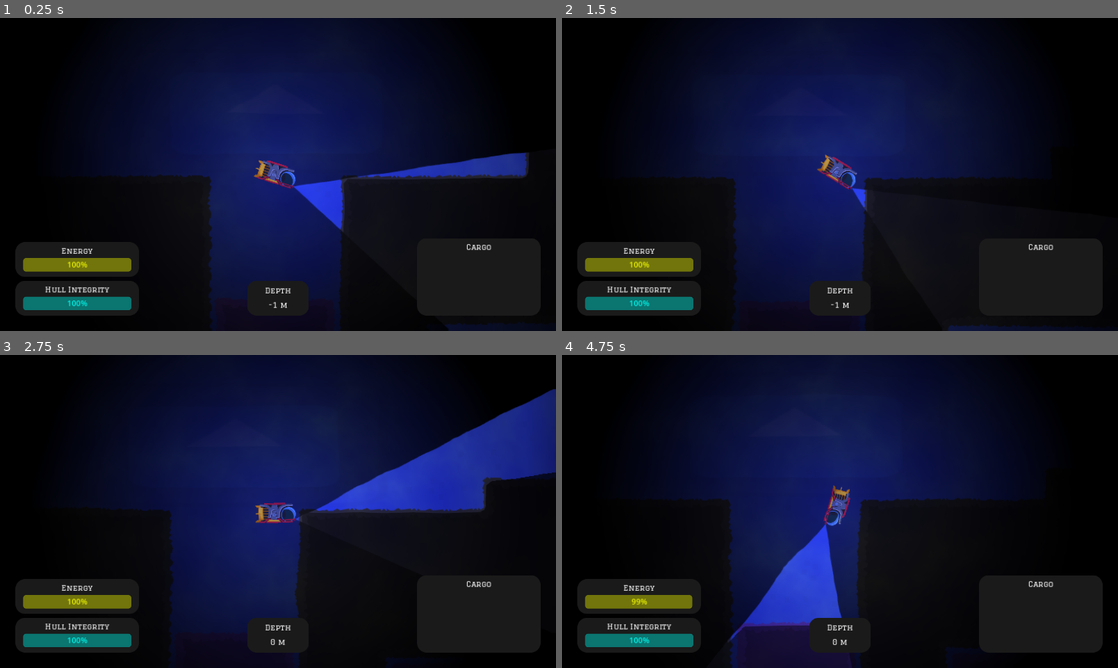
Above: before the commit, frames 1-4 (two rows, left to right).
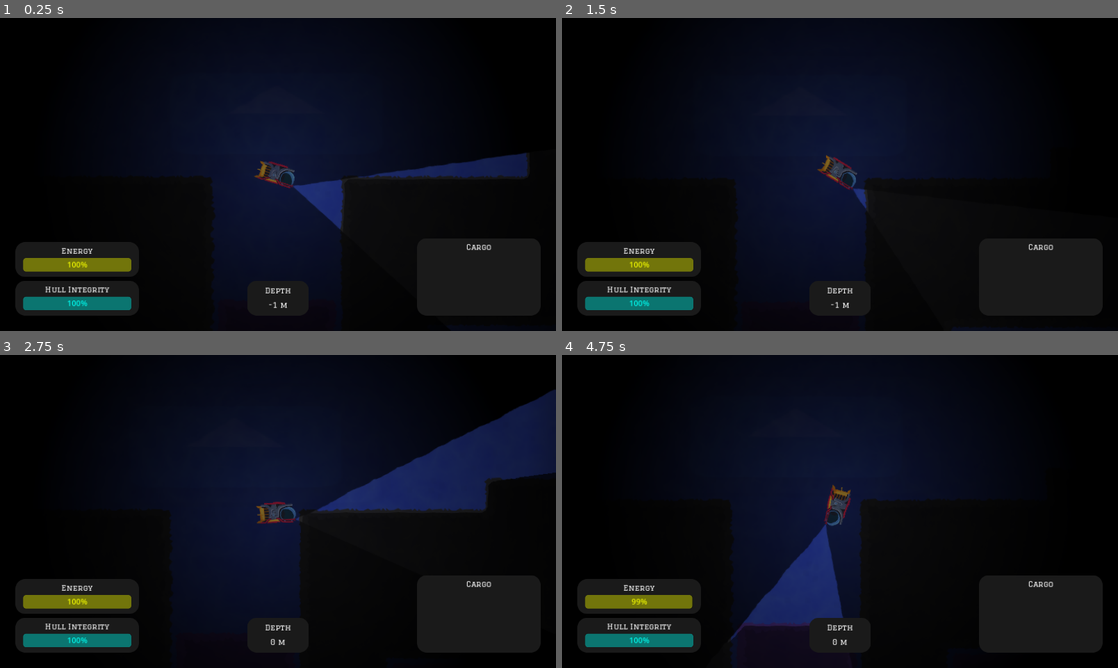
Above: after the commit, the same moments.

Repository: Remblej/SubmarineGame
Game: Godot game, scene res://map/test.tscn
The game is run twice, just before and just after one commit, with the same random seed, the same clock (stepped at 60 frames per second) and the same inputs. The engine's default icon, where the game draws it, is replaced by a stand-in: a white triangle on a blue panel in a dark square.
Inputs (mouse positions are in pixels of both pictures, inside the frame that each line leads up to):
- Up to frame 1 (0.25 s): no input
- Up to frame 2 (1.5 s): move the mouse to (962, 158) at 0.52 s; press the mouse at (962, 158) at 0.53 s; hold D (debug_right) 0.53-1.28 s; move the mouse to (728, 190) at 1.27 s; release the mouse at (728, 190) at 1.28 s; hold A (debug_left) from 1.28 s (still down); click (728, 190) at 1.35 s
- Up to frame 3 (2.75 s): move the mouse to (333, 442) at 2.02 s; release A (debug_left) at 2.03 s; press the mouse at (333, 442) at 2.03 s; hold D (debug_right) from 2.03 s (still down)
- Up to frame 4 (4.75 s): move the mouse to (812, 574) at 2.77 s; release D (debug_right) at 2.78 s; release the mouse at (812, 574) at 2.78 s; hold W (debug_up) 2.78-3.53 s; click (812, 574) at 2.85 s; move the mouse to (1006, 558) at 3.52 s; press the mouse at (1006, 558) at 3.53 s; hold A (debug_left) from 3.53 s (still down); move the mouse to (673, 464) at 4.27 s; release the mouse at (673, 464) at 4.28 s; click (673, 464) at 4.35 s

The runs differ from the first frame. In frame 1, 28% of the frame differs, in the area x 21-95%, y 4-100%; in frame 2, 28%; in frame 3, 32%, in the area x 23-100%, y 4-100%; in frame 4, 28%.

Commit message:
full screen underwater shader

Diff:
--- a/map/test.tscn
+++ b/map/test.tscn
@@ -1,9 +1,8 @@
-[gd_scene load_steps=66 format=4 uid="uid://cwyt7c1vixqkw"]
+[gd_scene load_steps=65 format=4 uid="uid://cwyt7c1vixqkw"]
 
 [ext_resource type="Script" path="res://map/map.gd" id="1_f2k5u"]
 [ext_resource type="Texture2D" uid="uid://ckgtpxymrmbhh" path="res://assets/graphics/tileset_debug.png" id="5_63qgv"]
 [ext_resource type="PackedScene" uid="uid://c4noh2qbau26y" path="res://base/base.tscn" id="5_jdixt"]
-[ext_resource type="PackedScene" uid="uid://dt2tt5buo141v" path="res://util/water_effect.tscn" id="6_gfm1a"]
 [ext_resource type="Script" path="res://map/map_generator.gd" id="7_11icf"]
 [ext_resource type="Texture2D" uid="uid://d1a1ri51xf670" path="res://assets/graphics/tileset_terrain.png" id="7_mjhws"]
 [ext_resource type="Texture2D" uid="uid://bch77emqbtsxq" path="res://assets/graphics/tileset_bg.png" id="8_rqics"]
@@ -709,11 +708,3 @@
 
 [node name="DirectionalLight2D" type="DirectionalLight2D" parent="."]
 blend_mode = 1
-
-[node name="WaterShader" parent="." instance=ExtResource("6_gfm1a")]
-position = Vector2(-596, 127)
-scale = Vector2(10, 10)
-
-[node name="WaterShader2" parent="." instance=ExtResource("6_gfm1a")]
-position = Vector2(684, 127)
-scale = Vector2(10, 10)
--- a/player/Player.tscn
+++ b/player/Player.tscn
@@ -11,6 +11,7 @@
 [ext_resource type="Script" path="res://player/hull.gd" id="8_ni4xl"]
 [ext_resource type="PackedScene" uid="uid://cs7ow1e3s5aym" path="res://ui/upgrades_ui/upgrades_panel.tscn" id="10_7ktq7"]
 [ext_resource type="Texture2D" uid="uid://cffgy865ebe1k" path="res://assets/graphics/tex_cone.png" id="11_an1ft"]
+[ext_resource type="PackedScene" uid="uid://dt2tt5buo141v" path="res://util/water_effect.tscn" id="11_fyrmu"]
 [ext_resource type="PackedScene" uid="uid://6xfka7adqenl" path="res://util/audio_manager.tscn" id="12_1x81y"]
 
 [sub_resource type="CapsuleShape2D" id="CapsuleShape2D_yno6g"]
@@ -74,6 +75,8 @@
 
 [node name="CanvasLayer" type="CanvasLayer" parent="."]
 
+[node name="WaterShader" parent="CanvasLayer" instance=ExtResource("11_fyrmu")]
+
 [node name="Hud" parent="CanvasLayer" instance=ExtResource("4_0tymi")]
 
 [node name="UpgradesPanel" parent="CanvasLayer" instance=ExtResource("10_7ktq7")]
--- /dev/null
+++ b/util/water_effect.gd
@@ -0,0 +1,11 @@
+extends ColorRect
+
+var texture_size: Vector2
+
+func _ready() -> void:
+	texture_size = (material.get("shader_parameter/fast_noise") as Texture2D).get_size()
+
+func _process(_delta: float) -> void:
+	var center := get_viewport().get_camera_2d().get_screen_center_position()
+	material.set("shader_parameter/scale", size / texture_size)
+	material.set("shader_parameter/displacement", center / texture_size)
--- a/util/water_effect.tscn
+++ b/util/water_effect.tscn
@@ -1,30 +1,30 @@
 [gd_scene load_steps=6 format=3 uid="uid://dt2tt5buo141v"]
 
-[ext_resource type="Texture2D" uid="uid://cq2gcq38t5q31" path="res://icon.svg" id="1_tjgga"]
 [ext_resource type="Shader" path="res://util/water_shader.gdshader" id="1_twkcm"]
+[ext_resource type="Script" path="res://util/water_effect.gd" id="2_8glh7"]
 
-[sub_resource type="FastNoiseLite" id="FastNoiseLite_dnkao"]
-noise_type = 2
-seed = 60
-frequency = 0.013
+[sub_resource type="FastNoiseLite" id="FastNoiseLite_b0dk7"]
 fractal_type = 2
-fractal_gain = 0.835
-fractal_weighted_strength = 0.75
 
-[sub_resource type="NoiseTexture2D" id="NoiseTexture2D_rdltp"]
+[sub_resource type="NoiseTexture2D" id="NoiseTexture2D_bw60y"]
 seamless = true
-seamless_blend_skirt = 0.685
-noise = SubResource("FastNoiseLite_dnkao")
+noise = SubResource("FastNoiseLite_b0dk7")
 
-[sub_resource type="ShaderMaterial" id="ShaderMaterial_uwege"]
+[sub_resource type="ShaderMaterial" id="ShaderMaterial_ekqoq"]
 shader = ExtResource("1_twkcm")
 shader_parameter/color = Color(1, 1, 1, 1)
+shader_parameter/color_strength = 0.2
 shader_parameter/speed = Vector2(0.06, 0.02)
-shader_parameter/wave_strength = 1.3
-shader_parameter/fast_noise = SubResource("NoiseTexture2D_rdltp")
+shader_parameter/wave_strength = 0.5
+shader_parameter/displacement = Vector2(0, 0)
+shader_parameter/scale = Vector2(1, 1)
+shader_parameter/fast_noise = SubResource("NoiseTexture2D_bw60y")
 
-[node name="WaterShader" type="Node2D"]
-
-[node name="Sprite2D" type="Sprite2D" parent="."]
-material = SubResource("ShaderMaterial_uwege")
-texture = ExtResource("1_tjgga")
+[node name="WaterShader" type="ColorRect"]
+material = SubResource("ShaderMaterial_ekqoq")
+anchors_preset = 15
+anchor_right = 1.0
+anchor_bottom = 1.0
+grow_horizontal = 2
+grow_vertical = 2
+script = ExtResource("2_8glh7")
--- a/util/water_shader.gdshader
+++ b/util/water_shader.gdshader
@@ -1,15 +1,18 @@
 shader_type canvas_item;
 
 uniform vec4 color : source_color;
+uniform float color_strength = .5;
 uniform sampler2D fast_noise : repeat_enable;
 uniform sampler2D screen_content : hint_screen_texture;
 uniform vec2 speed = vec2(0.03, 0.07);
 uniform float wave_strength = 2;
+uniform vec2 displacement = vec2(0.0, 0.0);
+uniform vec2 scale = vec2(1.0, 1.0);
 
 void fragment() {
-	vec2 uv = UV + speed * TIME;
+    vec2 uv = displacement + scale * UV + speed * TIME;
 	vec2 noise = texture(fast_noise, uv).rg;
-	COLOR = vec4(color.r, color.g, color.b, 1) + vec4(noise.x, noise.y, 1, 1);
+	COLOR = mix(vec4(color.r, color.g, color.b, 1), vec4(noise.x, noise.y, 1, 1), color_strength);
 	COLOR *= texture(screen_content, SCREEN_UV + noise * (wave_strength / 100.0));
 }
 
Not shown: 1 places in player/Player.tscn that only renumber resources
